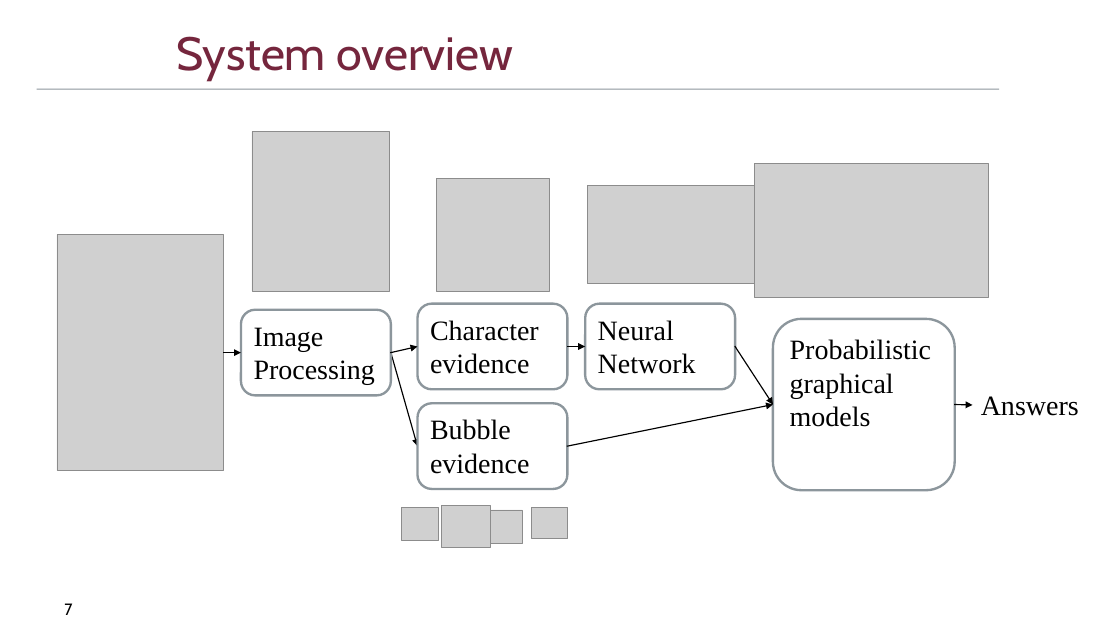
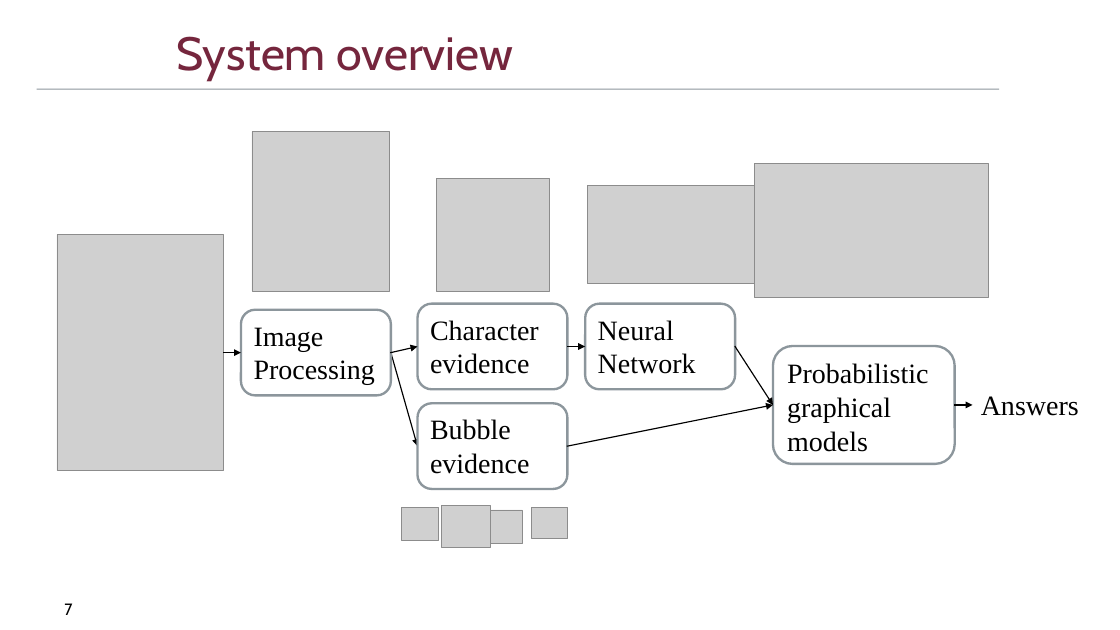
Before and after one commit to DriesSmit/SkripsieReport, a slide deck: slide 7 of OralExamination/SkripsieOral_APSmit.pptx. Drawn at 1120x630 pixels with LibreOffice and Linux fonts; fonts in the diff are those of the drawing; grey boxes stand for pictures; background and template pictures are left out. Boxes give left, top, right and bottom in pixels: in the first picture for what was removed or moved away, otherwise in the second. Text is boxed around its words. In the diff, an @@ line names an element or a change of style, - is before the commit and + after.

```diff
--- a/OralExamination/SkripsieOral_APSmit.pptx
+++ b/OralExamination/SkripsieOral_APSmit.pptx
@@ rounded rectangle "Probabilistic graphical models": place and size @@
-rounded rectangle "Probabilistic graphical models" at box(773, 319, 954, 491)
+rounded rectangle "Probabilistic graphical models" at box(773, 346, 954, 464)
```
Also in this commit, not shown: 6 other slides changed, 2 slides added, 1 slide removed.
